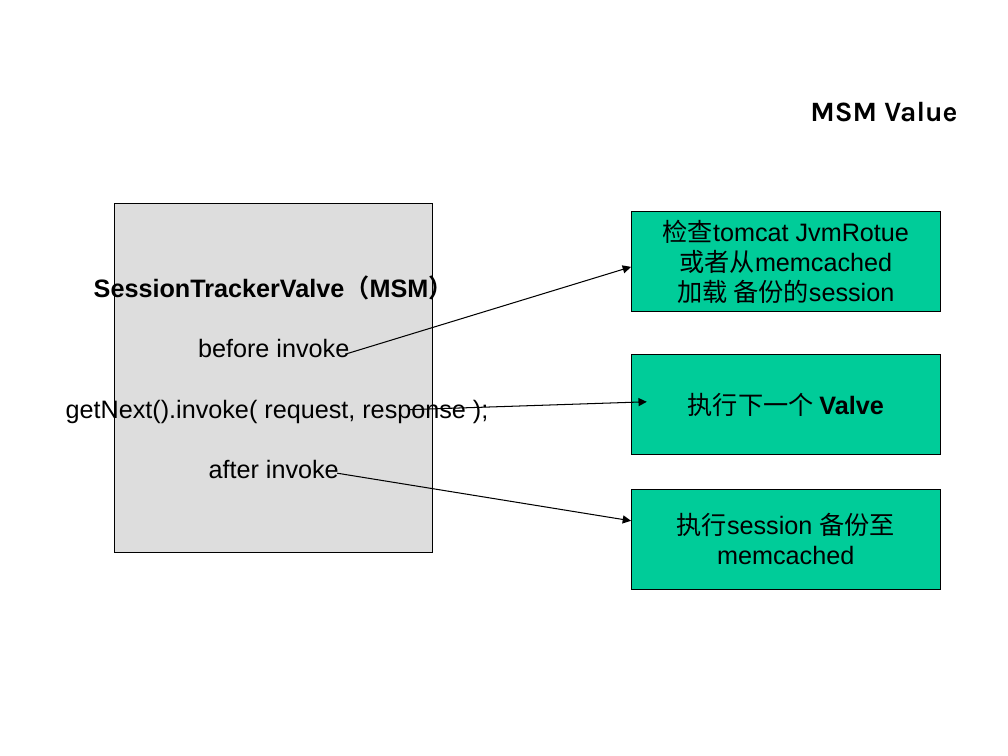
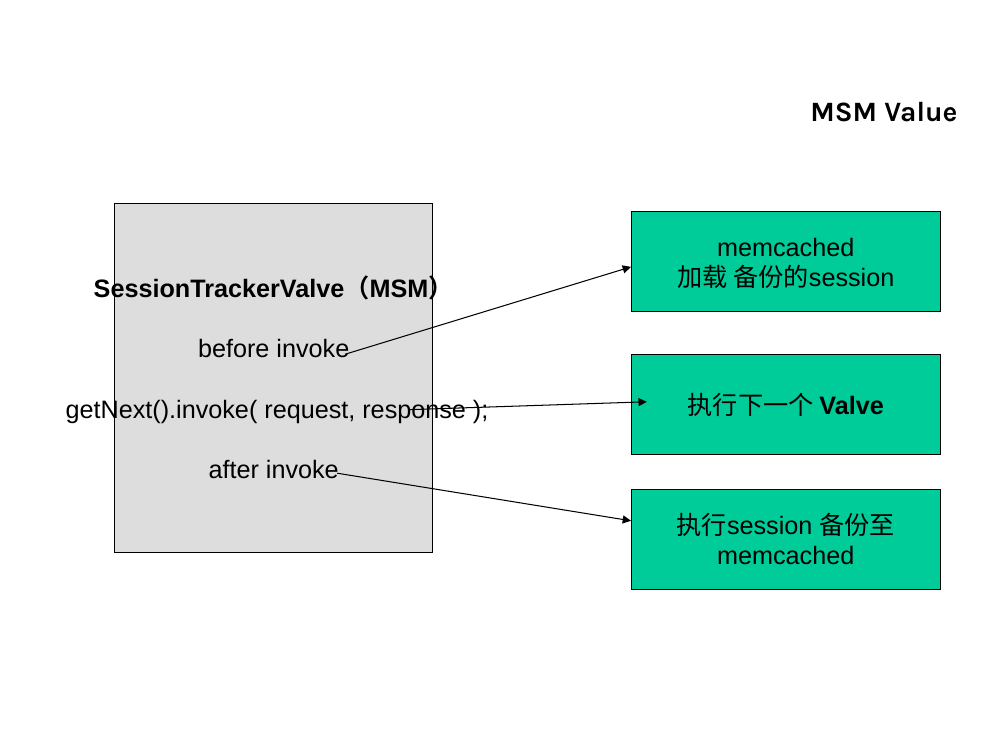
Before and after one commit to fusioncop/tomcat-session-mem, a slide deck: slide 5 of cache/WebRoot/doc/ppt/MSM.ppt. Drawn at 1008x756 pixels with LibreOffice and Linux fonts; fonts in the diff are those of the drawing; background and template pictures are left out. Boxes give left, top, right and bottom in pixels: in the first picture for what was removed or moved away, otherwise in the second. Text is boxed around its words. In the diff, an @@ line names an element or a change of style, - is before the commit and + after.

```diff
--- a/cache/WebRoot/doc/ppt/MSM.ppt
+++ b/cache/WebRoot/doc/ppt/MSM.ppt
@@ text in rectangle at <box>717,237,854,257</box>: text changed @@
-检查tomcat JvmRotue
-或者从memcached
+memcached
```
Also in this commit, not shown: 1 other slide changed, 5 other files.
